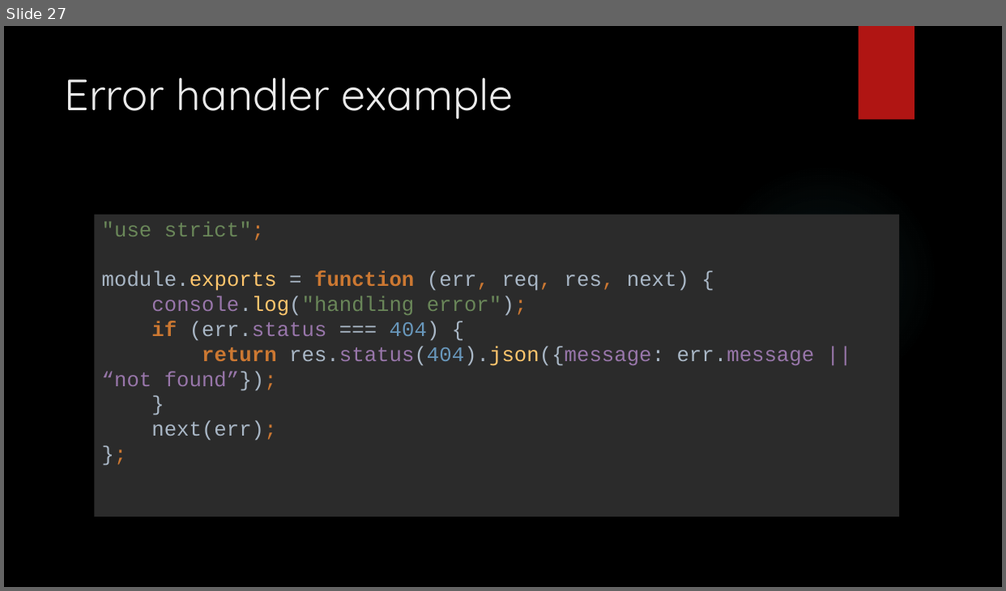
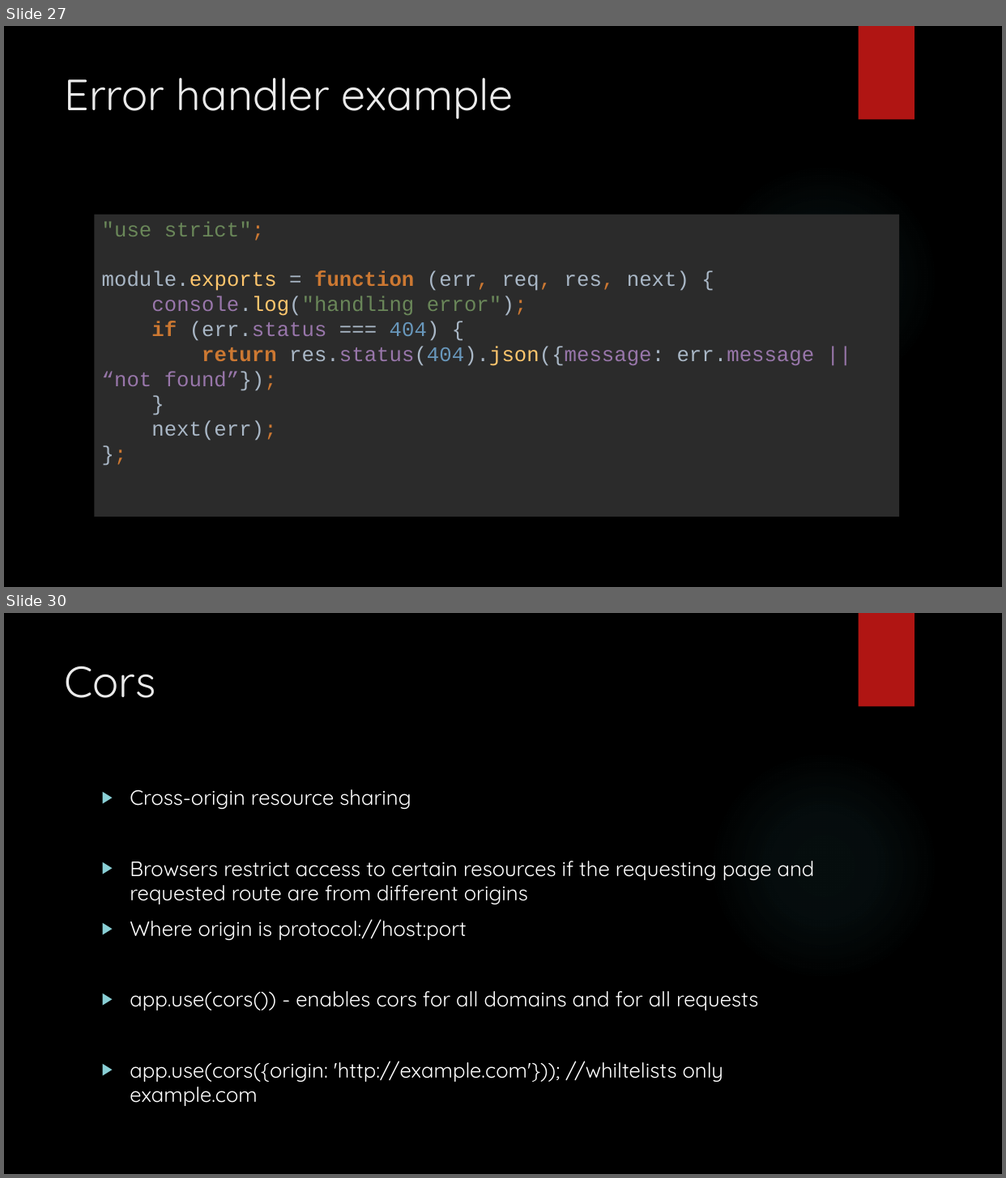
Before and after one commit to entelect/MEANForum, a slide deck: Part4 - Express/EXPRESS JS.pptx. Shown one above the other, each under a label of ours: slide 27 before the commit, slides 27 and 30 after it; the slides between them are not shown. The pictures are 1006x591 and 1006x1178 pixels, drawn with LibreOffice and Linux fonts; fonts in the diff are those of the drawing; background and template pictures are left out. Boxes give left, top, right and bottom in pixels: in the first picture for what was removed or moved away, otherwise in the second. Text is boxed around its words. In the diff, an @@ line names an element or a change of style, - is before the commit and + after.

```diff
--- a/Part4 - Express/EXPRESS JS.pptx
+++ b/Part4 - Express/EXPRESS JS.pptx
@@ slide 30 added at (4,613,1002,1174), background picture (left out); not listed: 2 template elements that a slide beside it also shows @@
@@ title added at (65,666,156,698), 42 pt, text #EBEBEB @@
+Cors
@@ text added at (130,790,815,1106), 20 pt, text #FFFFFF @@
+▶ Cross-origin resource sharing
+▶ Browsers restrict access to certain resources if the requesting page and requested route are from different origins
+▶ Where origin is protocol://host:port
+▶ app.use(cors()) - enables cors for all domains and for all requests
+▶ app.use(cors({origin: 'http://example.com'})); //whiltelists only example.com
```
Also in this commit, not shown: 11 other slides added, 13 other files.
